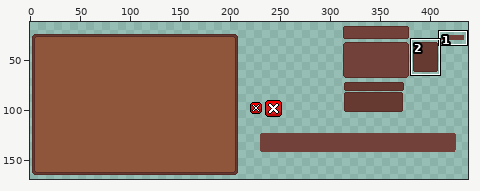
Pixel-art file, stored at new Beagger/Assets/GUI/Sprites/QuestUI/QuestUI.ase. Above: a wide view before the commit, with the close-up outlined.
Close-up. Before:
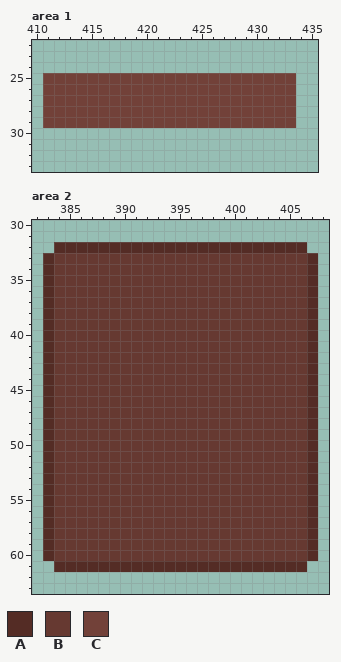
500x500 pixels, 1 frame. Shown: area 1: x 410..435, y 22..33; area 2: x 382..408, y 30..63. The wide view leaves out empty margins. The commit also changed other parts of the picture, which this record leaves out.
Palette (. is transparent): A #542c25  B #663931  C #724139
The result:
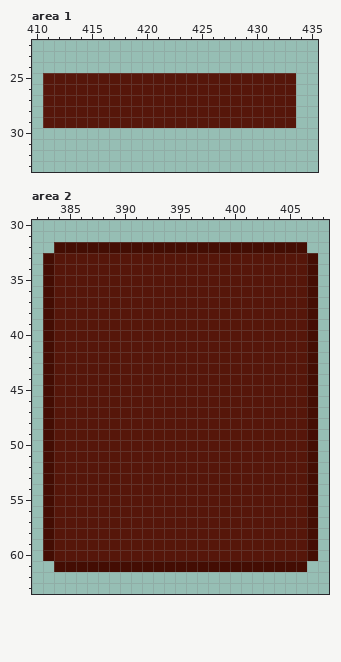
Change:
colour A: #542c25 -> #440d03
colour C: #724139 -> #56160a
Area 2:
y 33..60: x 384..406 BBBBBBBBBBBBBBBBBBBBBBB -> CCCCCCCCCCCCCCCCCCCCCCC
